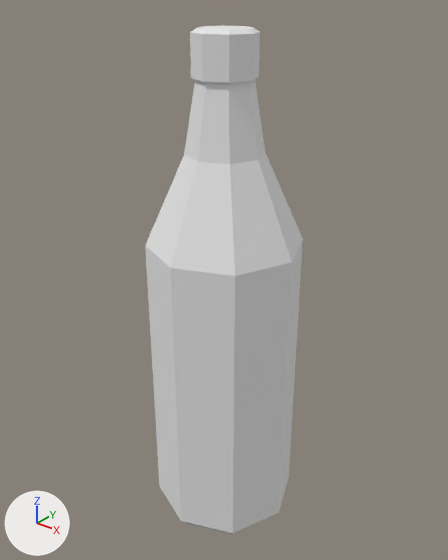
Before and after pictures for a commit that changed the OBJ model assets/jaloviina.obj.
Camera for both pictures: a camera (50 mm lens) standing at (4.29, -5.38, 4.71) and looking at (-0.07, 0.07, 1.33). The lights are fixed; the arrows at lower left show +X, +Y and +Z. Where no turn or scale is listed for an object, it has been applied to the vertices.

The scene before the commit, as lines of its bpy script (objects in view):
```python
mat_pullomat = principled_material('PulloMat')
mat_pullomat.base_color = (0.8, 0.8, 0.8)  # white #e7e7e7
mat_pullomat.roughness = 1.0
me_jv_cube = bpy.data.meshes.new('JV_Cube')
me_jv_cube.from_pydata(...)  # 72 vertices, 140 faces; spans x -0.95..0.95, y -0.95..0.95, z -2.04..4.26
me_jv_cube.materials.append(mat_pullomat)  # white #e7e7e7
ob_jv_cube = bpy.data.objects.new('JV_Cube', me_jv_cube)
ob_jv_cube.location = (0.0, 0.0, 0.0)
```
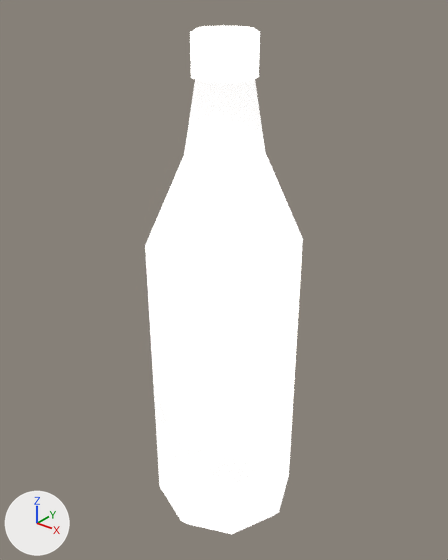
Edits to the bpy script that builds the scene:
```text
Add img_jallutext_png:
    img_jallutext_png = load_image('JalluText.png', 'JalluText.png', 512, 512, 'sRGB')
Change mat_pullomat:
    where n0 = _N.new('ShaderNodeBsdfPrincipled'); n0.name = 'Principled BSDF'
    n0.inputs[2].default_value: 1.0 -> 0.69  # 'Roughness'
    add n0.inputs[28].default_value = 1.6  # 'Emission Strength'
    add n2 = _N.new('ShaderNodeTexImage'); n2.name = 'Image Texture'
    add n2.image = img_jallutext_png
    add n3 = _N.new('ShaderNodeTexImage'); n3.name = 'Image Texture.001'
    add n3.image = img_jallutext_png
    add _L.new(n2.outputs[0], n0.inputs[0])  # 'Color' to 'Base Color'
    add _L.new(n3.outputs[1], n0.inputs[4])  # 'Alpha' to 'Alpha'
```

What differs and where, as boxes (x1, y1, x2, y2) in the pictures (448 x 560 px):
'JV_Cube', surface changed
    both: (145, 26, 303, 534)
